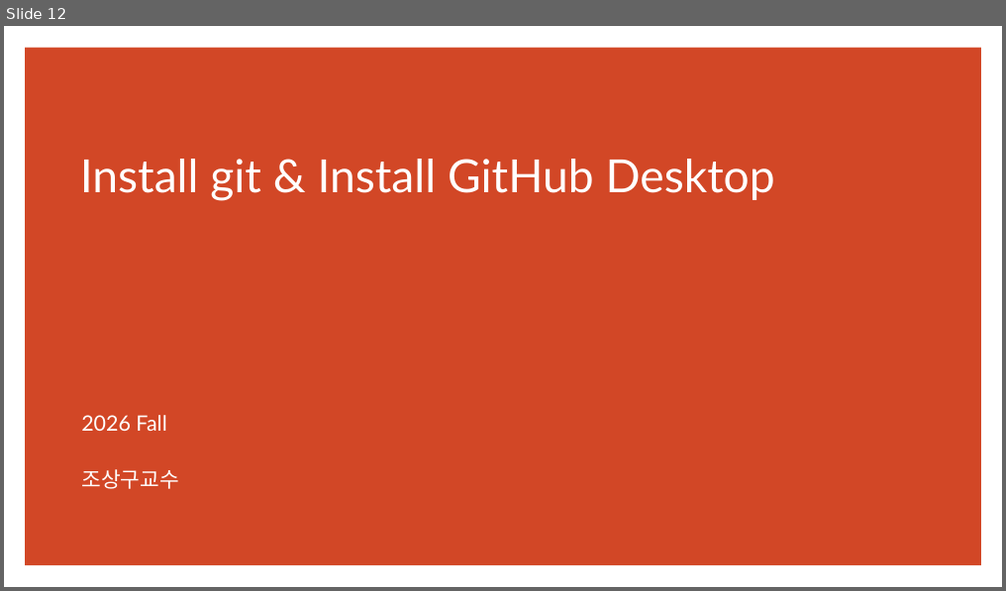
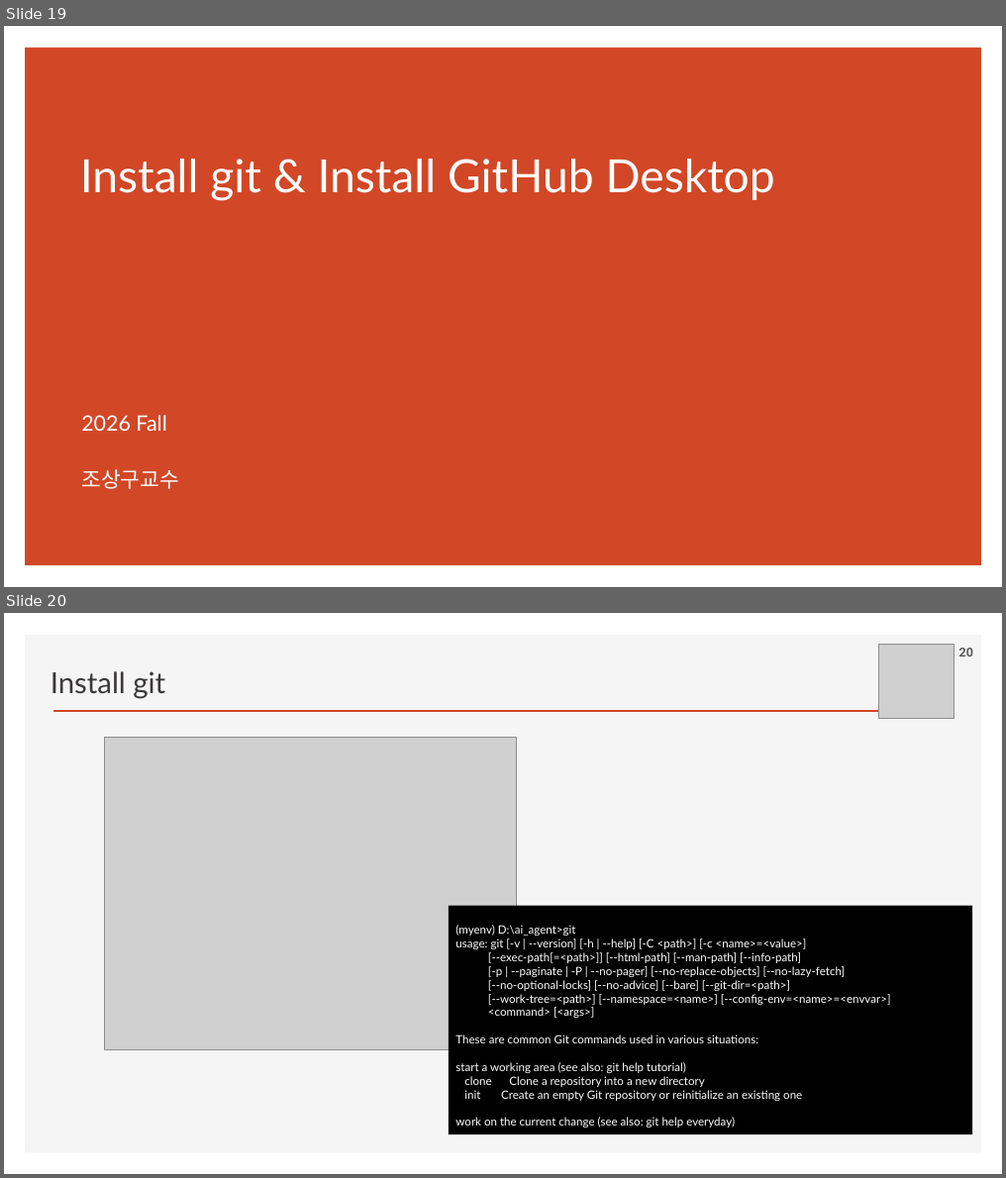
Before and after one commit to ancestor9/2026_Fall_Application-Deployment, a slide deck: App Deployment.pptx. Shown one above the other, each under a label of ours: slide 12 before the commit, slides 19 and 20 after it. The pictures are 1006x591 and 1006x1178 pixels, drawn with LibreOffice and Linux fonts; fonts in the diff are those of the drawing; grey boxes stand for pictures; background and template pictures are left out. Boxes give left, top, right and bottom in pixels: in the first picture for what was removed or moved away, otherwise in the second. Text is boxed around its words. In the diff, an @@ line names an element or a change of style, - is before the commit and + after.

```diff
--- a/App Deployment.pptx
+++ b/App Deployment.pptx
@@ slide 20 added at bbox=[4, 613, 1002, 1174], background #FFFFFF @@
@@ rectangle added at bbox=[25, 635, 982, 1154], fill #F5F5F5 @@
@@ text added at bbox=[51, 671, 165, 698], 28 pt, text #3B3838 @@
+Install git
@@ picture added at bbox=[879, 644, 954, 719] @@
@@ page number added at bbox=[959, 648, 973, 657], 12 pt, text #595959, bold @@
+20
@@ line added from (54, 711) to (952, 711), #D24726 2 pt @@
@@ picture added at bbox=[105, 738, 517, 1051] @@
@@ rectangle added at bbox=[449, 906, 973, 1135], fill #000000, 11 pt, text #FFFFFF @@
+(myenv) D:\ai_agent>git
+usage: git [-v | --version] [-h | --help] [-C <path>] [-c <name>=<value>]
+[--exec-path[=<path>]] [--html-path] [--man-path] [--info-path]
+[-p | --paginate | -P | --no-pager] [--no-replace-objects] [--no-lazy-fetch]
+[--no-optional-locks] [--no-advice] [--bare] [--git-dir=<path>]
+[--work-tree=<path>] [--namespace=<name>] [--config-env=<name>=<envvar>]
+<command> [<args>]
+These are common Git commands used in various situations:
+start a working area (see also: git help tutorial)
+clone Clone a repository into a new directory
+init Create an empty Git repository or reinitialize an existing one
+work on the current change (see also: git help everyday)
@@ what was slide 12 is now slide 19 @@
```
Also in this commit, not shown: 12 slides changed, 9 other slides added.
